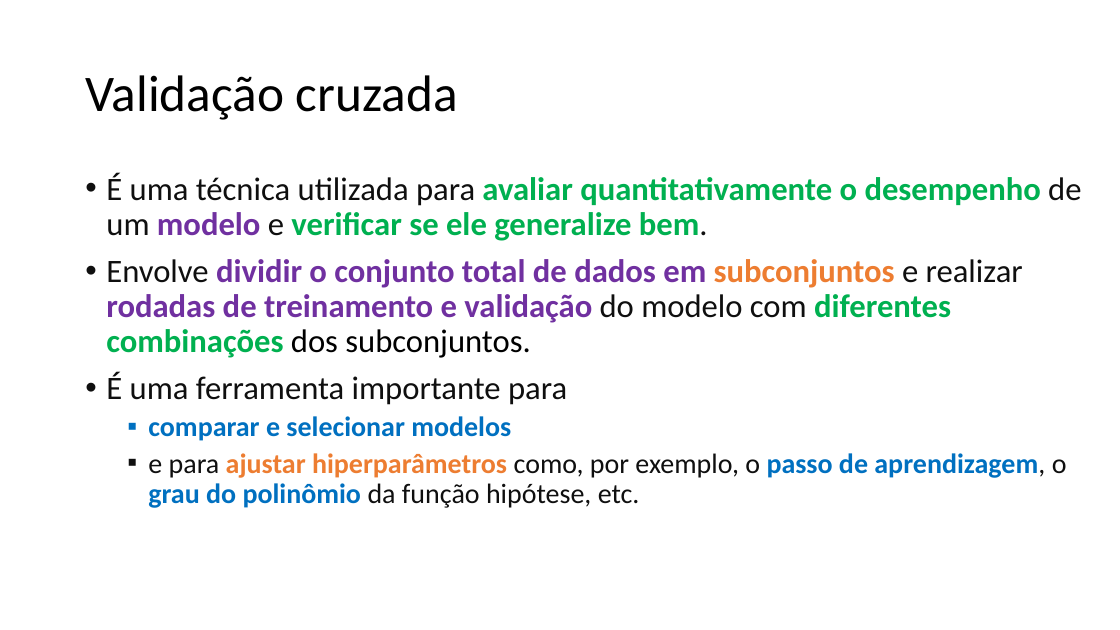
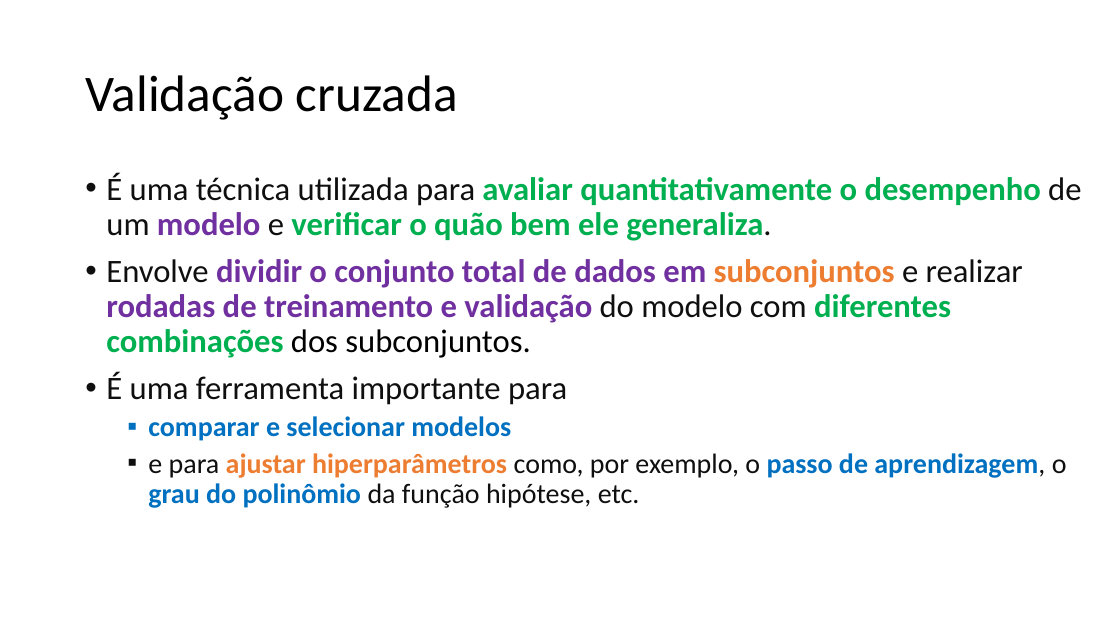
Before and after one commit to zz4fap/c24_inteligencia_artificial, a slide deck: slide 72 of slides/C24_Regressão.pptx. Drawn at 1120x630 pixels with LibreOffice and Linux fonts; fonts in the diff are those of the drawing. Boxes give left, top, right and bottom in pixels: in the first picture for what was removed or moved away, otherwise in the second. Text is boxed around its words. In the diff, an @@ line names an element or a change of style, - is before the commit and + after.

```diff
--- a/slides/C24_Regressão.pptx
+++ b/slides/C24_Regressão.pptx
@@ text at (106, 173, 1081, 241): text changed @@
-• É uma técnica utilizada para avaliar quantitativamente o desempenho de um modelo e verificar se ele generalize bem.
+• É uma técnica utilizada para avaliar quantitativamente o desempenho de um modelo e verificar o quão bem ele generaliza.
```
Also in this commit, not shown: 20 other slides changed, 2 other files.
